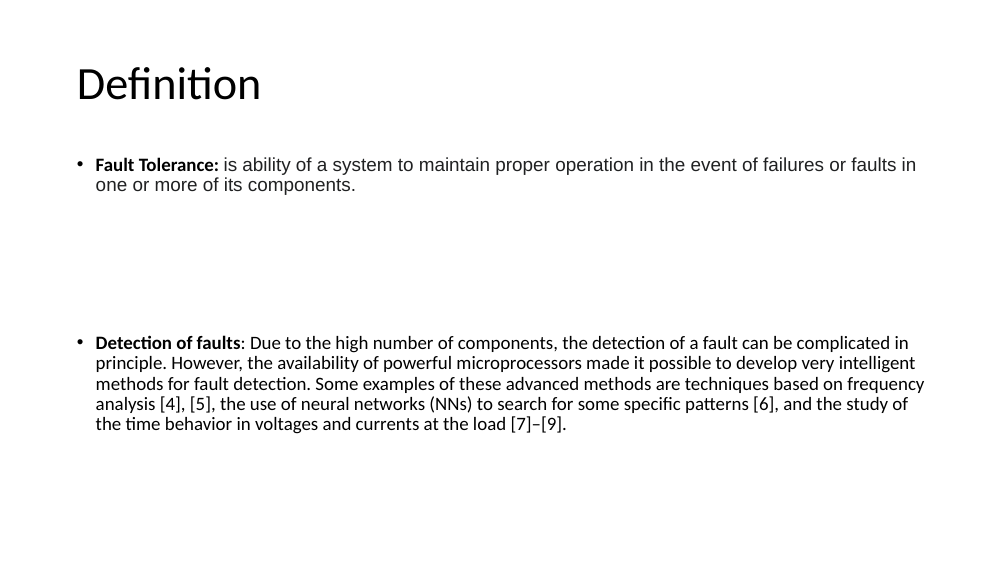
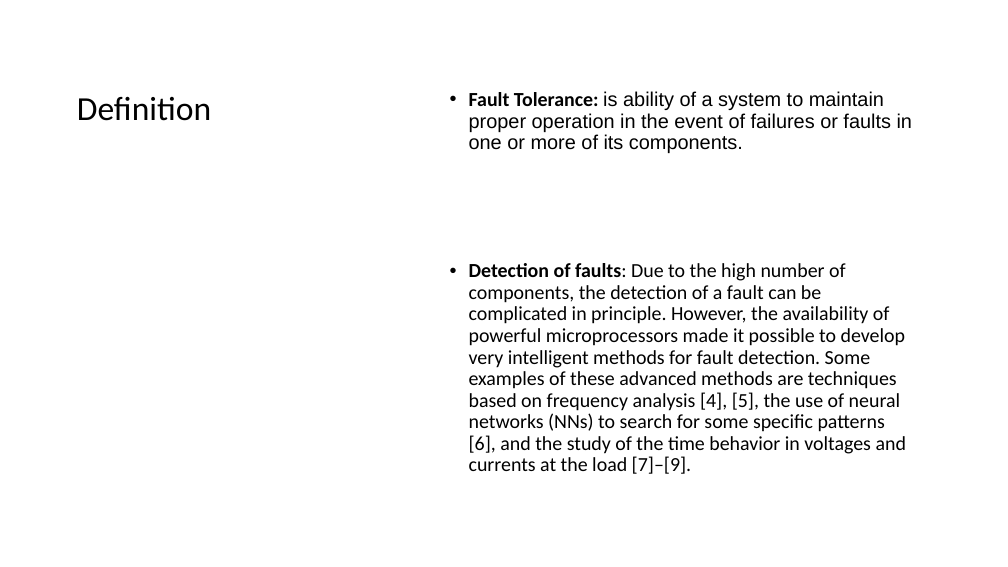
Before and after one commit to ahmetcan-akuz/Thesis, a slide deck: slide 2 of Reports/Fault_Tolerance.pptx. Drawn at 1008x567 pixels with LibreOffice and Linux fonts; fonts in the diff are those of the drawing. Boxes give left, top, right and bottom in pixels: in the first picture for what was removed or moved away, otherwise in the second. Text is boxed around its words. In the diff, an @@ line names an element or a change of style, - is before the commit and + after.

Commit message:
Fault Tolerance Güncellemeler

```diff
--- a/Reports/Fault_Tolerance.pptx
+++ b/Reports/Fault_Tolerance.pptx
@@ title "Definition": place and size @@
-title "Definition" at [77,67,262,100]
+title "Definition" at [77,96,211,121]
@@ title "Definition" at [77,96,211,121]: size 44 to 32 pt; vertical alignment middle to top @@
@@ text "Fault Tolerance: is ability of ...": place and size @@
-text "Fault Tolerance: is ability of ..." at [96,157,924,434]
+text "Fault Tolerance: is ability of ..." at [469,91,912,474]
@@ text "Fault Tolerance: is ability of ..." at [469,91,912,474]: size 18 to 19 pt; text colour #202122 to #000000 in "is ability of a system to maintain ..." @@
```
Also in this commit, not shown: 1 other slide changed, 5 slides added, 1 slide removed, 4 other files.
